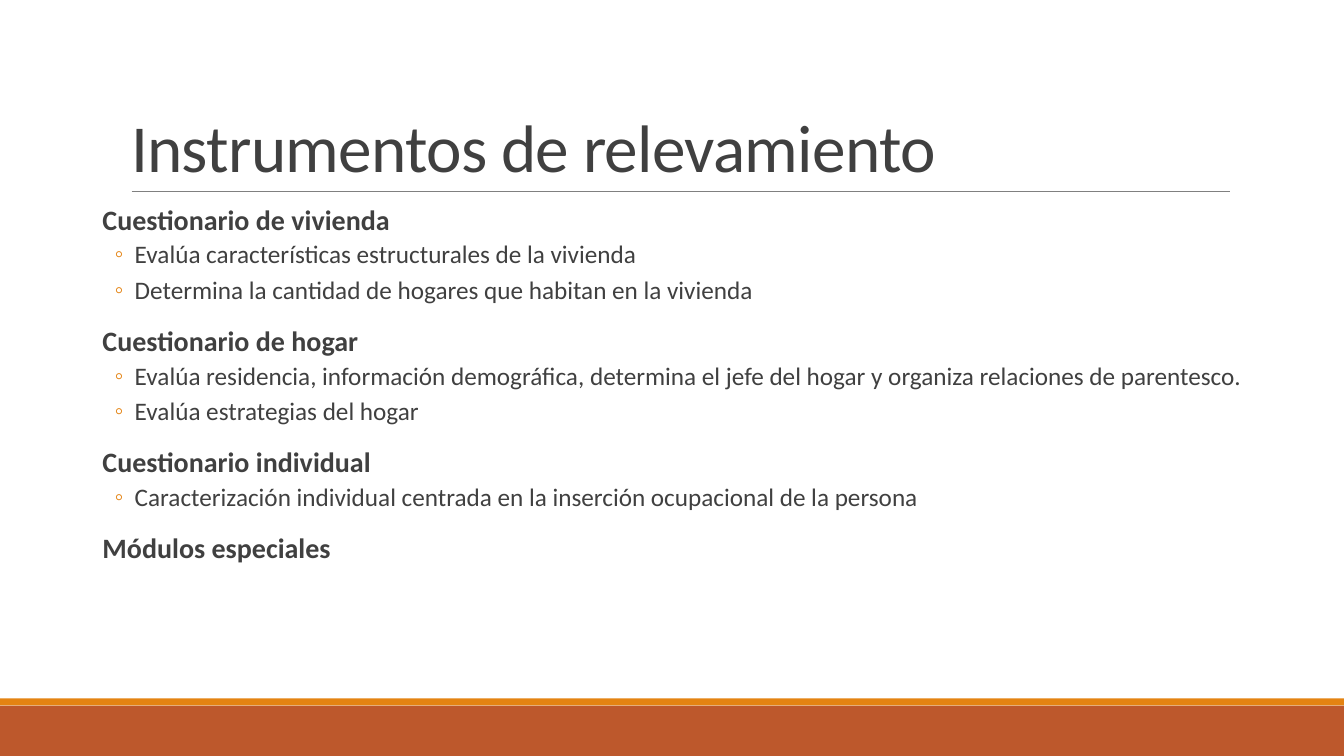
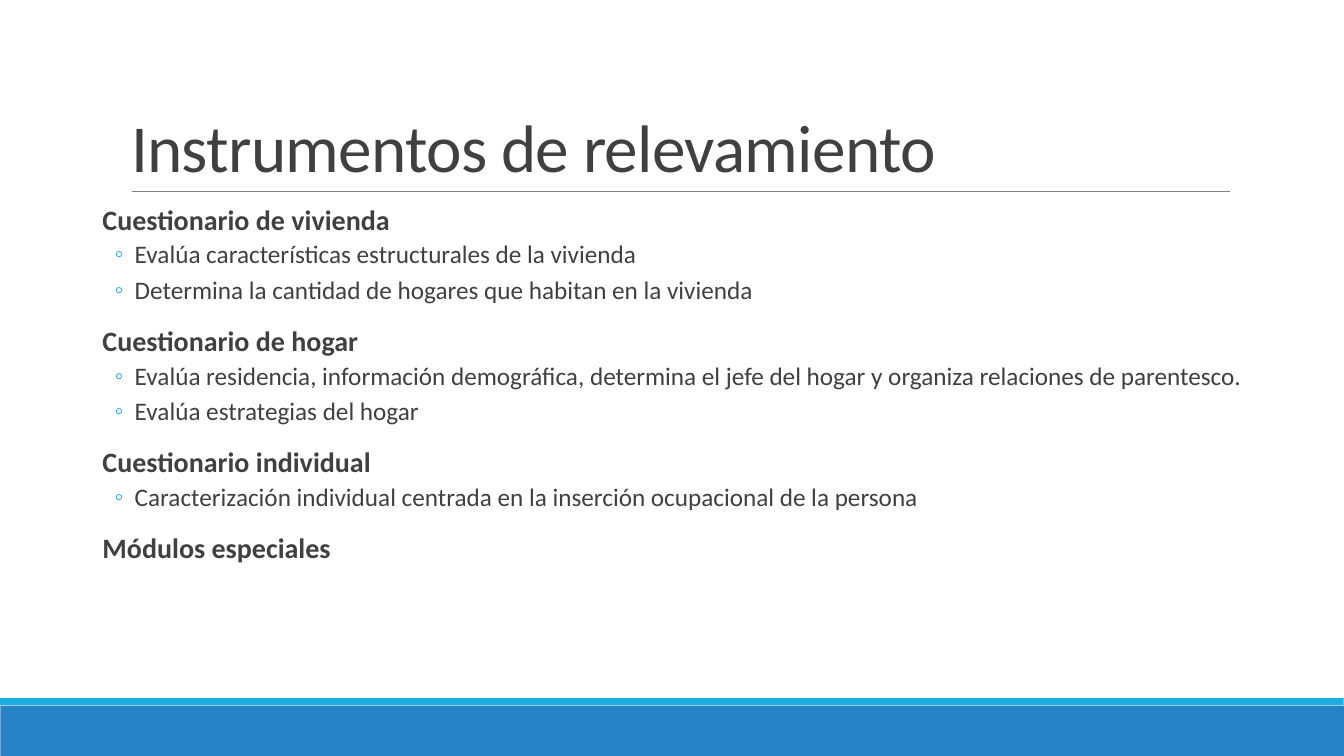
Before and after one commit to ceped-fce-uba/curso_aset, a slide deck: slide 8 of Clase 2 - EPH e Intro a Tidyverse/Presentación EPH.pptx. Drawn at 1344x756 pixels with LibreOffice and Linux fonts; fonts in the diff are those of the drawing. Boxes give left, top, right and bottom in pixels: in the first picture for what was removed or moved away, otherwise in the second. Text is boxed around its words. In the diff, an @@ line names an element or a change of style, - is before the commit and + after.

```diff
--- a/Clase 2 - EPH e Intro a Tidyverse/Presentación EPH.pptx
+++ b/Clase 2 - EPH e Intro a Tidyverse/Presentación EPH.pptx
@@ text "Cuestionario de vivienda" at box(102, 210, 1241, 563): bullet colour #E48312 to #1CADE4 @@
@@ rectangle at box(0, 706, 1344, 756): fill #BD582C to #2683C6 @@
@@ rectangle at box(0, 699, 1344, 706): fill #E48312 to #1CADE4 @@
```
Also in this commit, not shown: 22 other slides changed, 3 other files.
